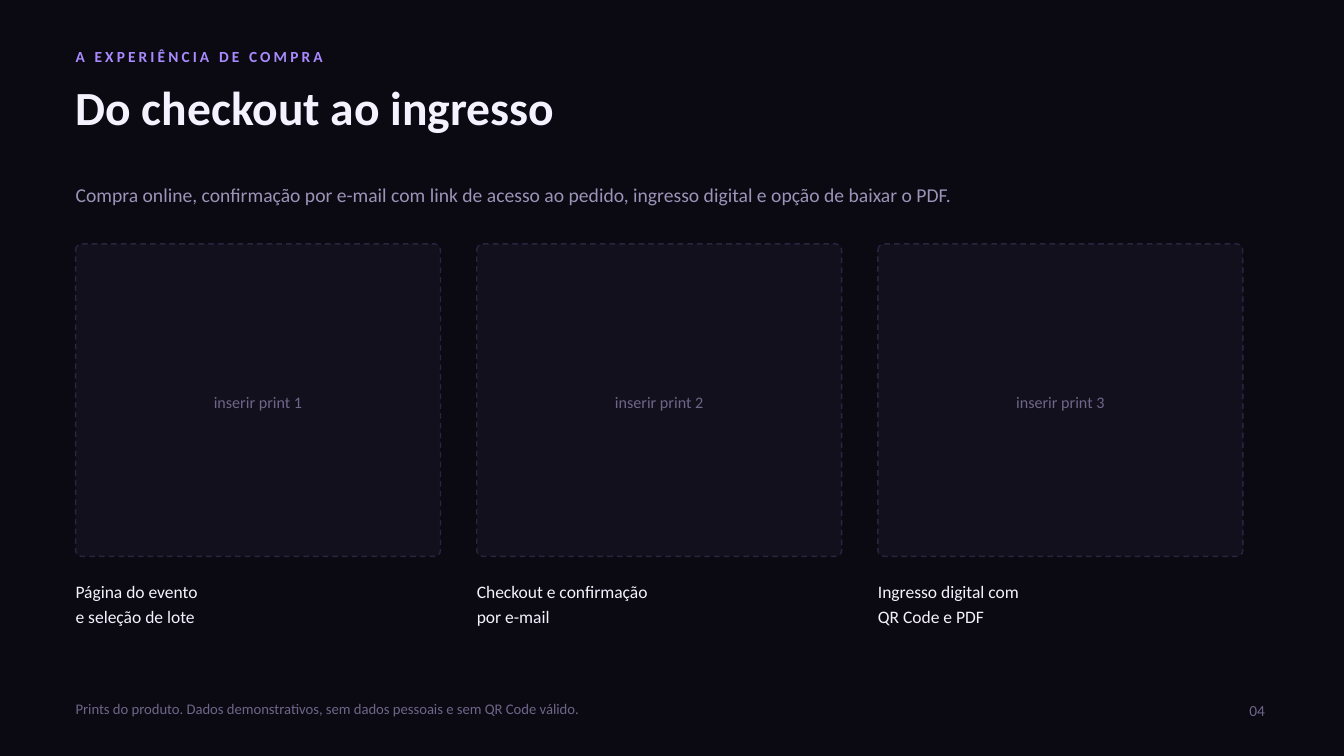
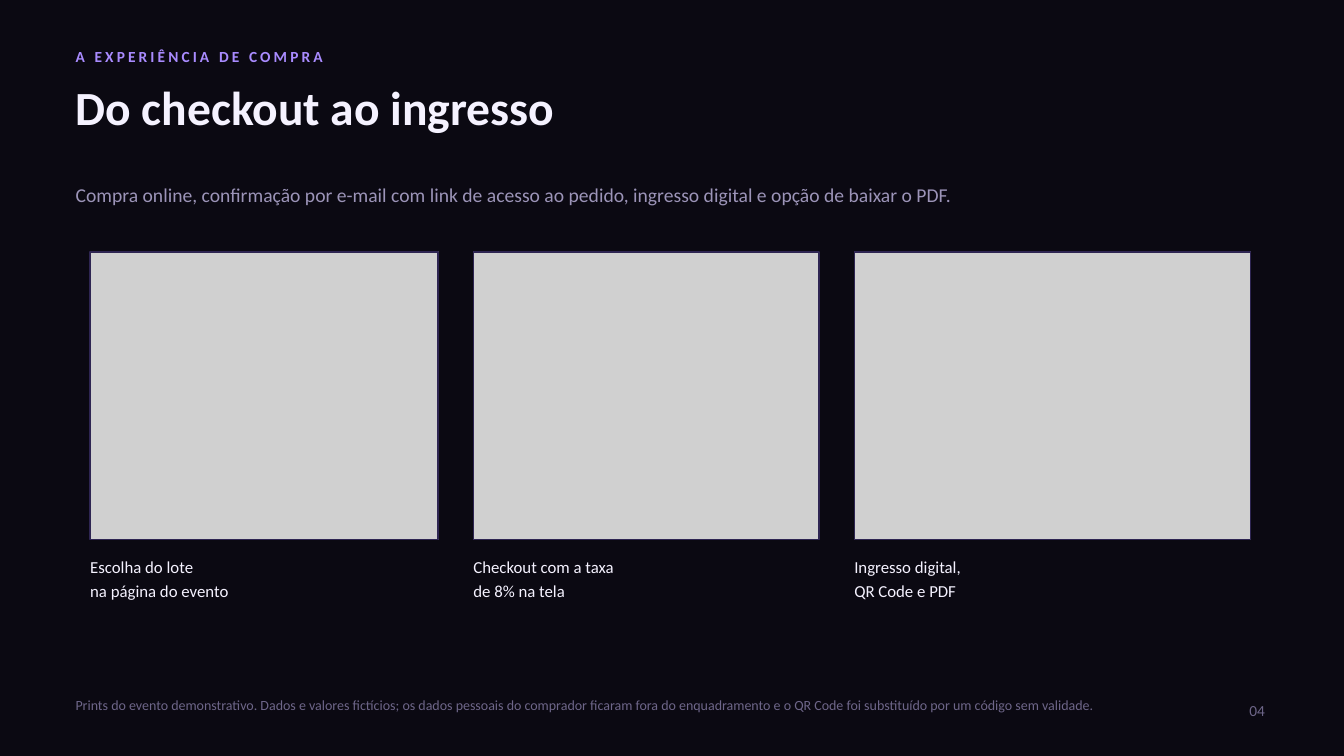
Before and after one commit to Matheusgivisiez/Eventflow, a slide deck: slide 4 of comercial/Evenflow_Deck_Comercial.pptx. Drawn at 1344x756 pixels with LibreOffice and Linux fonts; fonts in the diff are those of the drawing; grey boxes stand for pictures. Boxes give left, top, right and bottom in pixels: in the first picture for what was removed or moved away, otherwise in the second. Text is boxed around its words. In the diff, an @@ line names an element or a change of style, - is before the commit and + after.

```diff
--- a/comercial/Evenflow_Deck_Comercial.pptx
+++ b/comercial/Evenflow_Deck_Comercial.pptx
@@ rounded rectangle removed at [76,244,441,557] @@
@@ picture added at [90,252,438,539] @@
@@ rectangle added at [90,252,438,539], outline #2E2552 1 pt @@
@@ picture added at [474,252,820,539] @@
@@ rectangle added at [474,252,820,539], outline #2E2552 1 pt @@
@@ rounded rectangle removed at [477,244,842,557] @@
@@ picture added at [854,252,1250,539] @@
@@ rectangle added at [854,252,1250,539], outline #2E2552 1 pt @@
@@ rounded rectangle removed at [878,244,1243,557] @@
@@ text removed at [214,397,302,411] @@
-inserir print 1
@@ text removed at [615,397,703,411] @@
-inserir print 2
@@ text removed at [1016,397,1104,411] @@
-inserir print 3
@@ text at [90,561,228,600]: text changed; size 12.5 to 12 pt @@
-Página do evento
-e seleção de lote
+Escolha do lote
+na página do evento
@@ vertical alignment middle to top in 3 elements at [854,561,961,600], [90,561,228,600], [473,561,613,597] @@
@@ text at [473,561,613,597]: text changed; size 12.5 to 12 pt @@
-Checkout e confirmação
-por e-mail
+Checkout com a taxa
+de 8% na tela
@@ text at [854,561,961,576]: text changed; size 12.5 to 12 pt @@
-Ingresso digital com
+Ingresso digital,
@@ text "Ingresso digital,": place and size @@
-text "Ingresso digital," at [878,586,1018,626]
+text "Ingresso digital," at [854,561,961,600]
@@ text at [854,585,956,600]: size 12.5 to 12 pt in "QR Code e PDF" @@
@@ text at [76,700,1093,713]: text changed; size 10.5 to 10 pt @@
-Prints do produto. Dados demonstrativos, sem dados pessoais e sem QR Code válido.
+Prints do evento demonstrativo. Dados e valores fictícios; os dados pessoais do comprador ficaram fora do enquadramento e o QR Code foi substituído por um código sem validade.
```
Also in this commit, not shown: 2 other slides changed, 40 other files.
